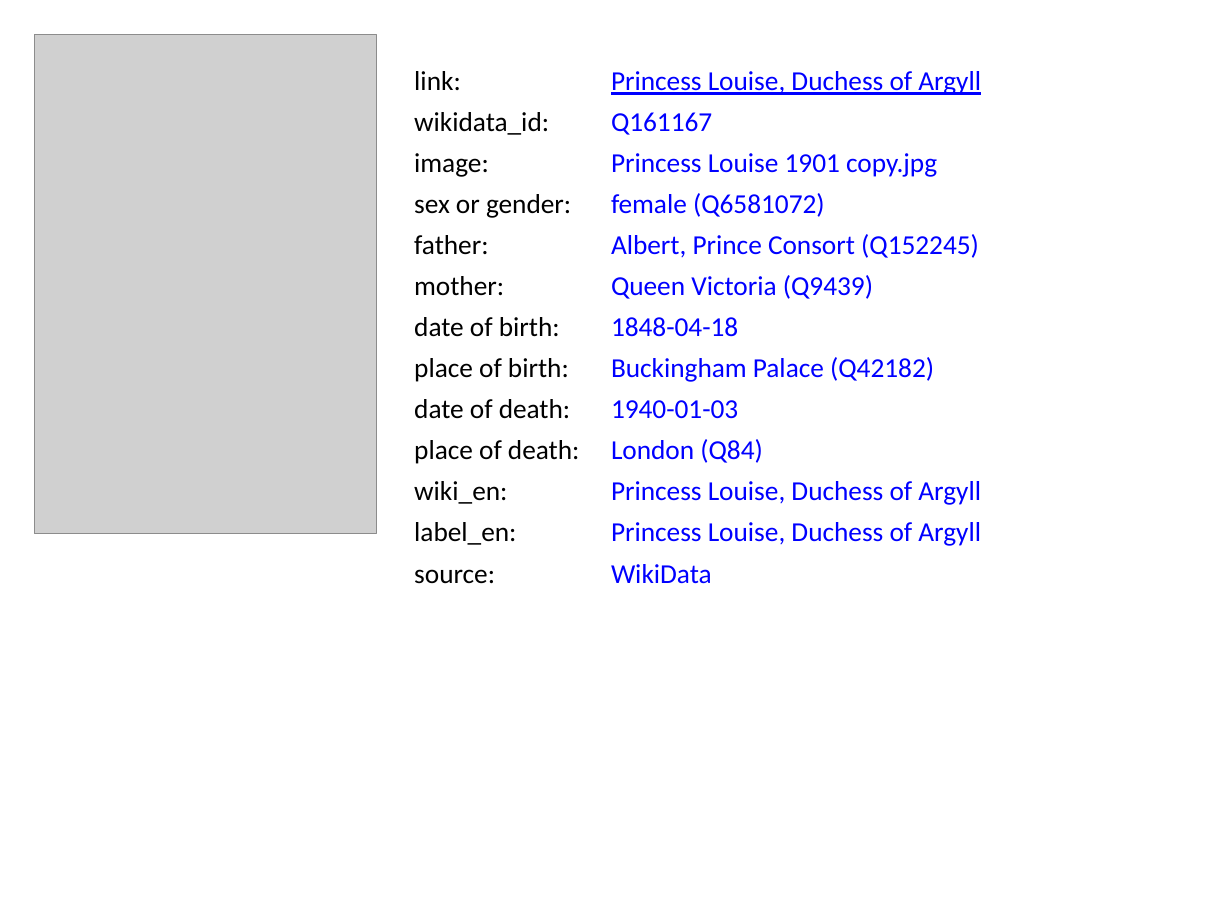
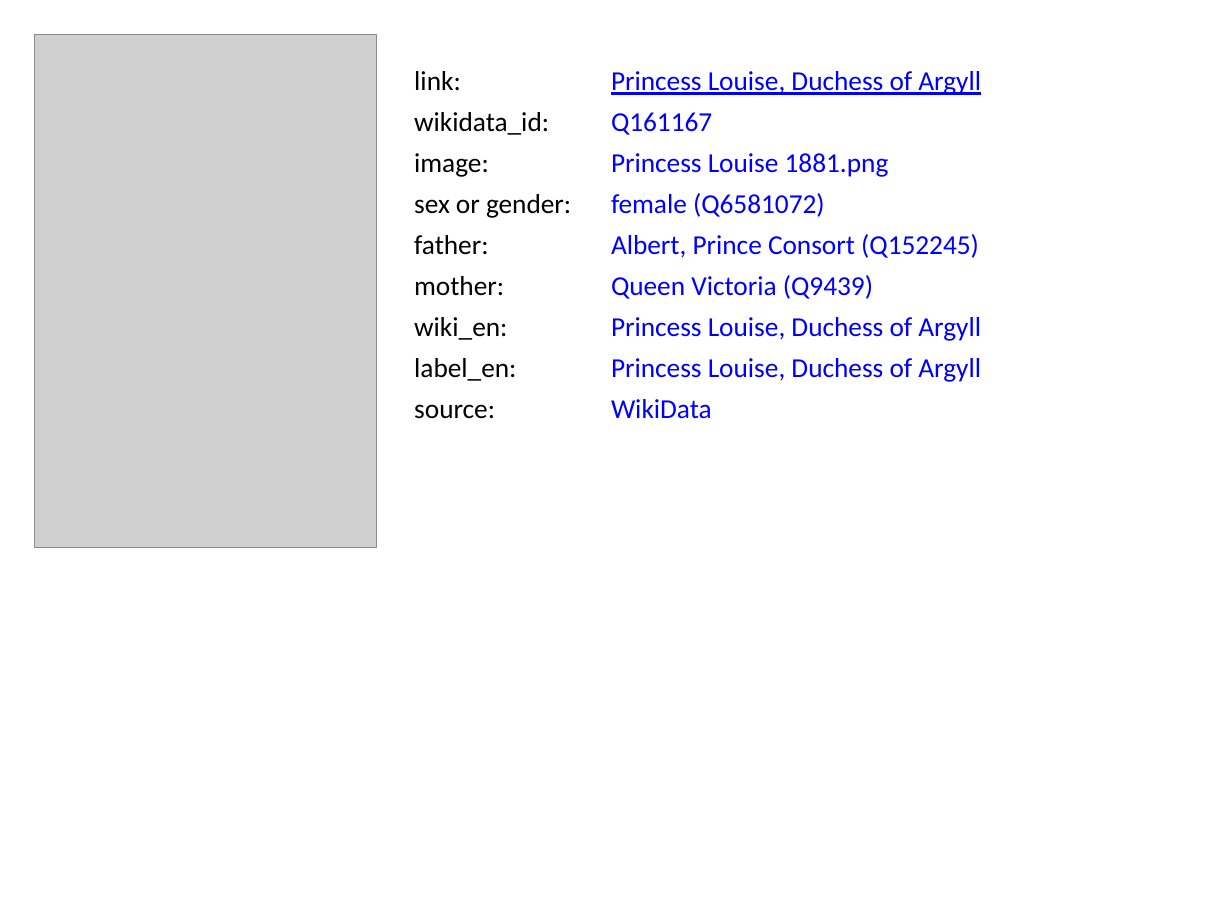
Before and after one commit to BITPlan/com.bitplan.simplegraph, a slide deck: slide 7 of simplegraph-powerpoint/QueenVictoria.pptx. Drawn at 1232x924 pixels with LibreOffice and Linux fonts; fonts in the diff are those of the drawing; grey boxes stand for pictures. Boxes give left, top, right and bottom in pixels: in the first picture for what was removed or moved away, otherwise in the second. Text is boxed around its words. In the diff, an @@ line names an element or a change of style, - is before the commit and + after.

```diff
--- a/simplegraph-powerpoint/QueenVictoria.pptx
+++ b/simplegraph-powerpoint/QueenVictoria.pptx
@@ picture resized from (x1=34, y1=34, x2=377, y2=535) to (x1=34, y1=34, x2=377, y2=548) @@
@@ text at (x1=611, y1=153, x2=889, y2=177): text changed @@
-Princess Louise 1901 copy.jpg
+Princess Louise 1881.png
@@ text at (x1=414, y1=317, x2=516, y2=381): text changed @@
-date of birth:
+wiki_en:
@@ text at (x1=414, y1=317, x2=507, y2=340): text changed @@
-place of birth:
+label_en:
@@ text "Princess Louise, Duchess of Argyll" moved from (x1=611, y1=522, x2=981, y2=546) to (x1=611, y1=358, x2=981, y2=382) @@
@@ text at (x1=611, y1=317, x2=981, y2=341): text changed @@
-1848-04-18
+Princess Louise, Duchess of Argyll
@@ text removed at (x1=611, y1=357, x2=934, y2=382) @@
-Buckingham Palace (Q42182)
@@ text at (x1=414, y1=404, x2=495, y2=419): text changed @@
-date of death:
+source:
@@ text at (x1=611, y1=399, x2=712, y2=419): text changed @@
-1940-01-03
+WikiData
@@ text removed at (x1=414, y1=440, x2=579, y2=464) @@
-place of death:
@@ text removed at (x1=611, y1=439, x2=763, y2=463) @@
-London (Q84)
@@ text removed at (x1=414, y1=481, x2=507, y2=504) @@
-wiki_en:
@@ text removed at (x1=611, y1=481, x2=981, y2=505) @@
-Princess Louise, Duchess of Argyll
@@ text removed at (x1=414, y1=522, x2=516, y2=545) @@
-label_en:
@@ text removed at (x1=414, y1=569, x2=495, y2=584) @@
-source:
@@ text removed at (x1=611, y1=564, x2=712, y2=584) @@
-WikiData
```
Also in this commit, not shown: 9 other slides changed, 7 other files.
